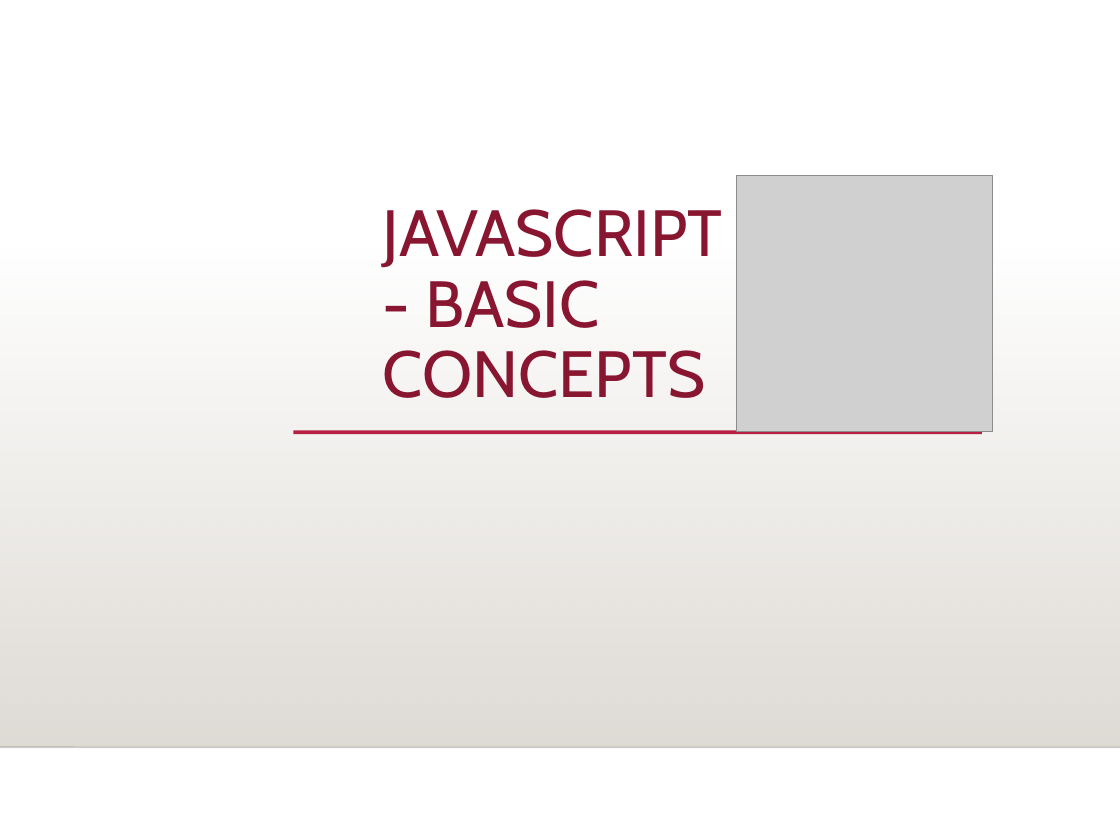
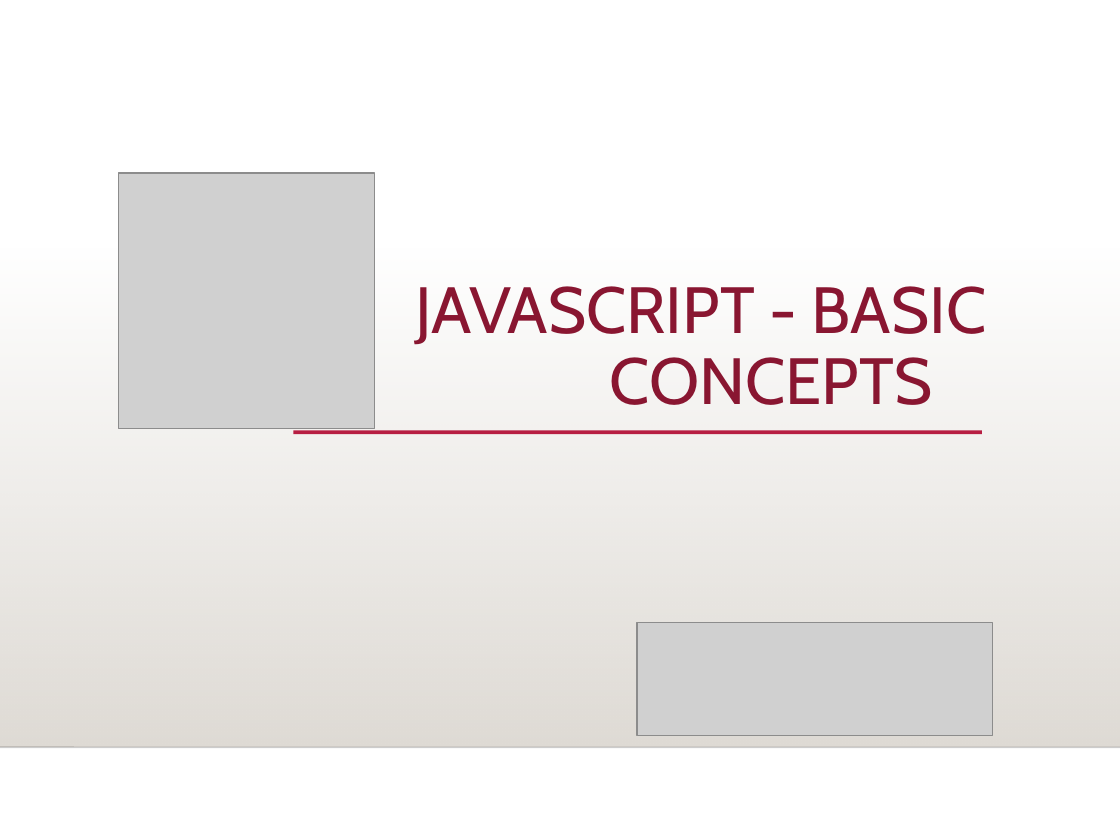
Before and after one commit to shubh2912/JS_StudyMaterial, a slide deck: slide 1 of JavaScript_Basics.ppt. Drawn at 1120x840 pixels with LibreOffice and Linux fonts; fonts in the diff are those of the drawing; grey boxes stand for pictures; background and template pictures are left out. Boxes give left, top, right and bottom in pixels: in the first picture for what was removed or moved away, otherwise in the second. Text is boxed around its words. In the diff, an @@ line names an element or a change of style, - is before the commit and + after.

Commit message:
updated file

```diff
--- a/JavaScript_Basics.ppt
+++ b/JavaScript_Basics.ppt
@@ title "JAVASCRIPT - BASIC CONCEPTS" rewrapped from [383,209,722,398] to [415,286,986,405] @@
@@ picture: place and size @@
-picture at [736,176,991,431]
+picture at [119,174,375,429]
@@ picture added at [637,623,992,736] @@
```
